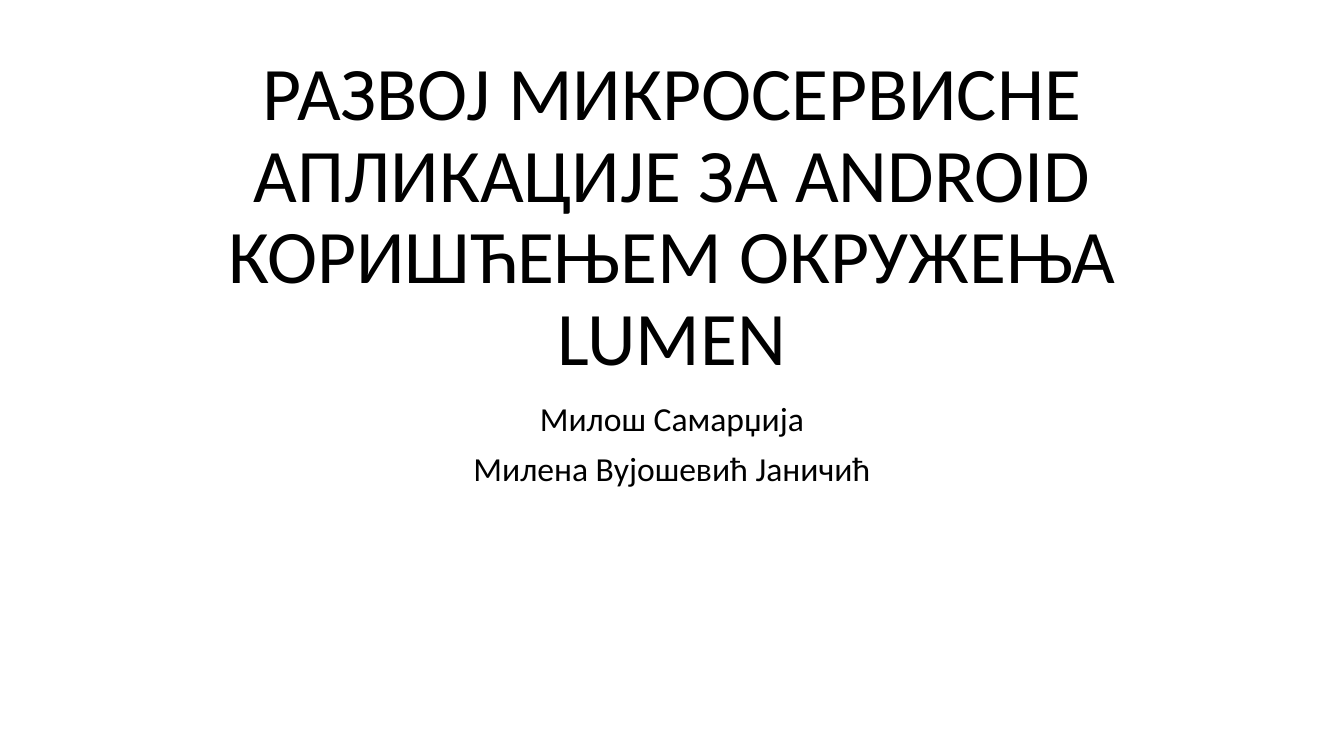
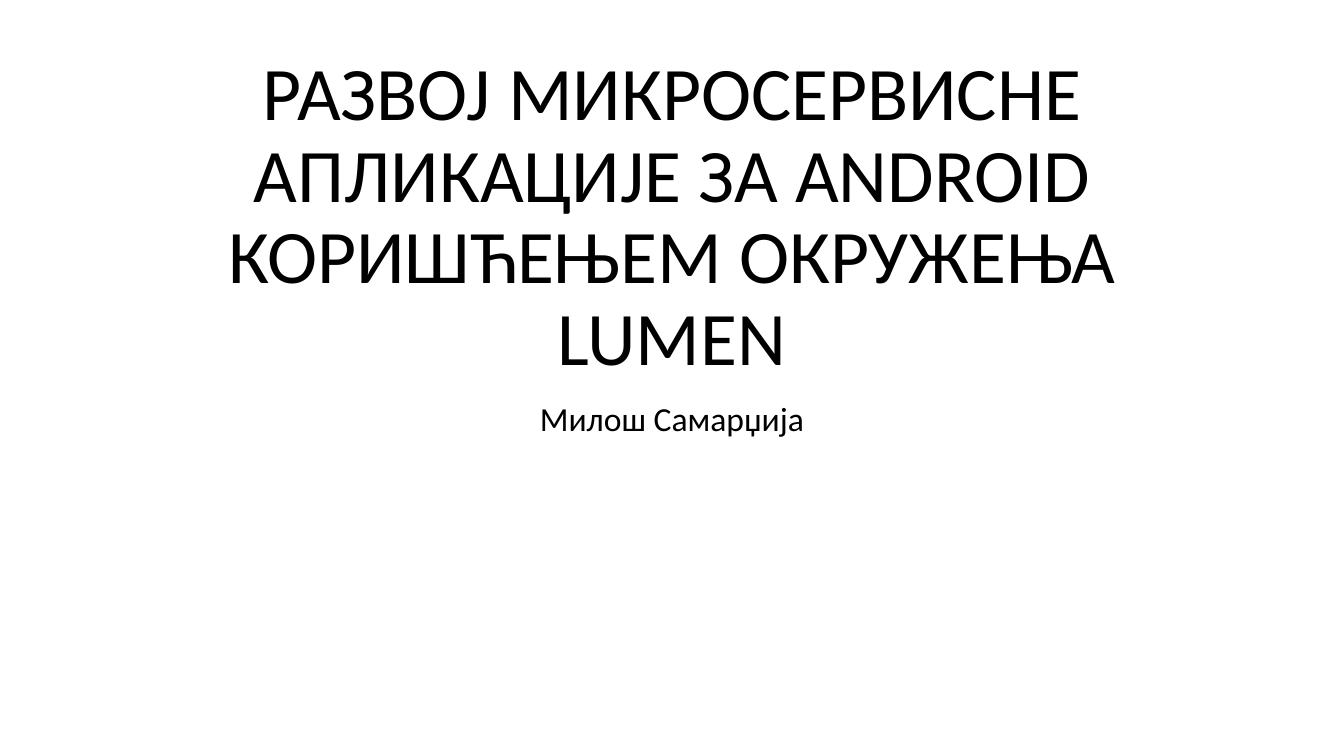
Before and after one commit to miki208/master-rad, a slide deck: slide 1 of slajdovi/master.pptx. Drawn at 1344x756 pixels with LibreOffice and Linux fonts; fonts in the diff are those of the drawing; background and template pictures are left out. Boxes give left, top, right and bottom in pixels: in the first picture for what was removed or moved away, otherwise in the second. Text is boxed around its words. In the diff, an @@ line names an element or a change of style, - is before the commit and + after.

```diff
--- a/slajdovi/master.pptx
+++ b/slajdovi/master.pptx
@@ subtitle at box(473, 457, 871, 487): paragraph removed @@
-Милена Вујошевић Јаничић
```
Also in this commit, not shown: 6 other slides changed, 1 slide removed.
